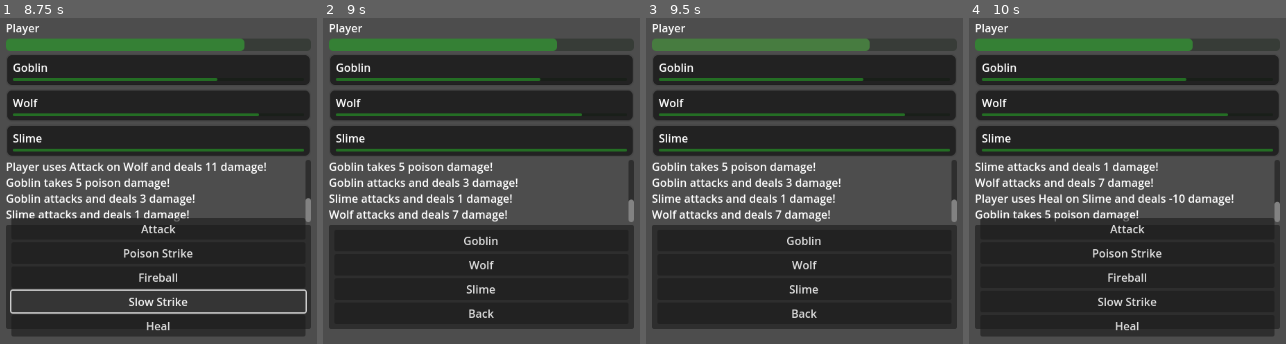
Above: before the commit, frames 1-4 (left to right).
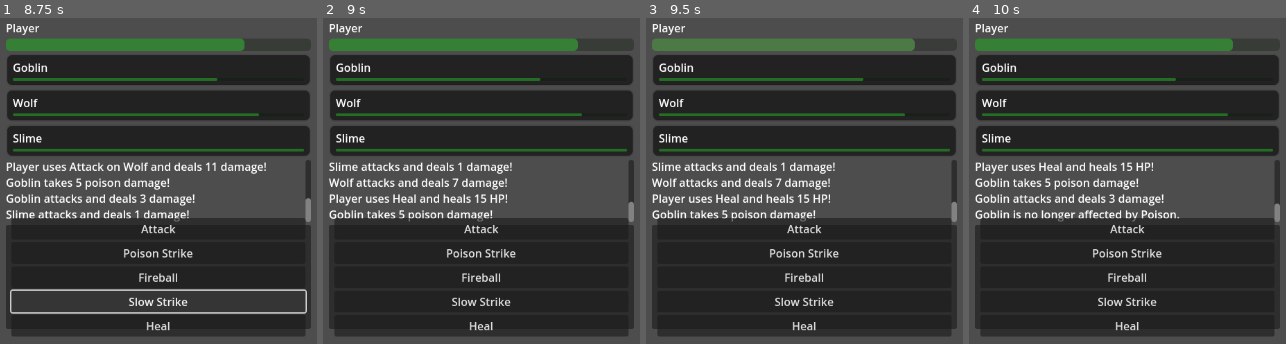
Above: after the commit, the same moments.

Repository: luizpanigassi/RPG_battle_test
Game: Godot game, scene res://scenes/battle/battle_scene.tscn
Same seed, same stepped clock (60 frames per second), same inputs: the game is played once before the commit and once after it.
Inputs (mouse positions are in pixels of both pictures, inside the frame that each line leads up to):
- Up to frame 1 (8.75 s): click "Attack" at 0.5 s; click "Poison Strike" at 1.25 s; click "Goblin" at 2 s; click "Fireball" at 2.75 s; click "Slow Strike" at 3.5 s; click "Heal" at 4.25 s; click "Attack" at 5 s; click "Wolf" at 5.75 s; click "Poison Strike" at 6.5 s; click "Fireball" at 7.25 s; click "Slow Strike" at 8 s
- Up to frame 2 (9 s): click "Heal" at 8.75 s
- Up to frame 3 (9.5 s): no input
- Up to frame 4 (10 s): click (1127, 288) at 9.5 s, where only the run before the commit has a clickable "Slime"

Frame 1 is identical in both runs. In frame 2, 9.5% of the frame differs, in the area x 1-99%, y 6-98%; in frame 3, 9.8%; in frame 4, 4.6%.

Commit message:
[feat]: status fixes

Diff:
--- a/scripts/actions/action.gd
+++ b/scripts/actions/action.gd
@@ -1,7 +1,17 @@
 class_name Action
 extends Resource
 
+enum TargetType {
+	ENEMY,
+	SELF,
+	ALLY,
+	ALL_ENEMIES,
+	ALL_ALLIES,
+	ALL
+}
+
 var name: String = "Action"
+var target_type := TargetType.ENEMY
 
 func execute(_user, _target, _combat = null):
 	pass
--- a/scripts/combat/combat_manager.gd
+++ b/scripts/combat/combat_manager.gd
@@ -79,7 +79,10 @@
 	waiting_for_input = false
 	pending_action = action
 
-	ui.start_target_selection(enemies)
+	if action.target_type == Action.TargetType.ENEMY:
+		ui.start_target_selection(enemies)
+	elif action.target_type == Action.TargetType.SELF:
+		_on_target_selected(player)
 
 func enemy_turn(enemy_entity):
 	print(enemy_entity.name + "'s turn!")
@@ -91,7 +94,14 @@
 
 	var damage = action.execute(enemy_entity, target, self)
 
-	ui.log(enemy_entity.name + " attacks and deals " + str(damage) + " damage!")
+	if damage > 0:
+		ui.log(enemy_entity.name + " attacks and deals " + str(damage) + " damage!")
+
+	elif damage < 0:
+		ui.log(enemy_entity.name + " heals " + str(-damage) + " HP!")
+
+	else:
+		ui.log(enemy_entity.name + " uses " + action.name + "!")
 
 	cleanup_dead()
 
@@ -101,7 +111,15 @@
 func _on_target_selected(target):
 	var damage = pending_action.execute(player, target, self)
 
-	ui.log("Player uses " + pending_action.name + " on " + target.name + " and deals " + str(damage) + " damage!")
+	if damage > 0:
+		ui.log("Player uses " + pending_action.name + " on " + target.name + " and deals " + str(damage) + " damage!")
+
+	elif damage < 0:
+		ui.log("Player uses " + pending_action.name + " and heals " + str(-damage) + " HP!")
+
+	else:
+		ui.log("Player uses " + pending_action.name + "!")
+
 	ui.update_hp(player, enemies)
 
 	pending_action = null
@@ -112,6 +130,13 @@
 	end_turn()
 
 func end_turn():
+	if turn_queue.is_empty():
+		end_combat()
+		return
+
+	if current_turn_index >= turn_queue.size():
+		current_turn_index = 0
+
 	var entity = turn_queue[current_turn_index]
 
 	process_status_end(entity)
@@ -124,6 +149,9 @@
 	next_turn()
 
 func process_status_end(entity):
+	if entity.status_effects.is_empty():
+		return
+
 	for effect in entity.status_effects.duplicate():
 		effect.on_turn_end(entity)
 
@@ -132,7 +160,7 @@
 		if effect.duration <= 0:
 			effect.on_expire(entity)
 			entity.status_effects.erase(effect)
-			ui.log(effect.name + " on " + entity.name + " wore off!")
+			ui.log(entity.name + " is no longer affected by " + effect.name + ".")
 
 func is_combat_over() -> bool:
 	var all_players_dead = true
--- a/scripts/combat/skills/skill_factory.gd
+++ b/scripts/combat/skills/skill_factory.gd
@@ -48,7 +48,8 @@
 static func healing():
 	var skill = SkillAction.new()
 	skill.name = "Heal"
+	skill.target_type = Action.TargetType.SELF
 
-	skill.effects = [heal(10)]
+	skill.effects = [heal(15)]
 
 	return skill
